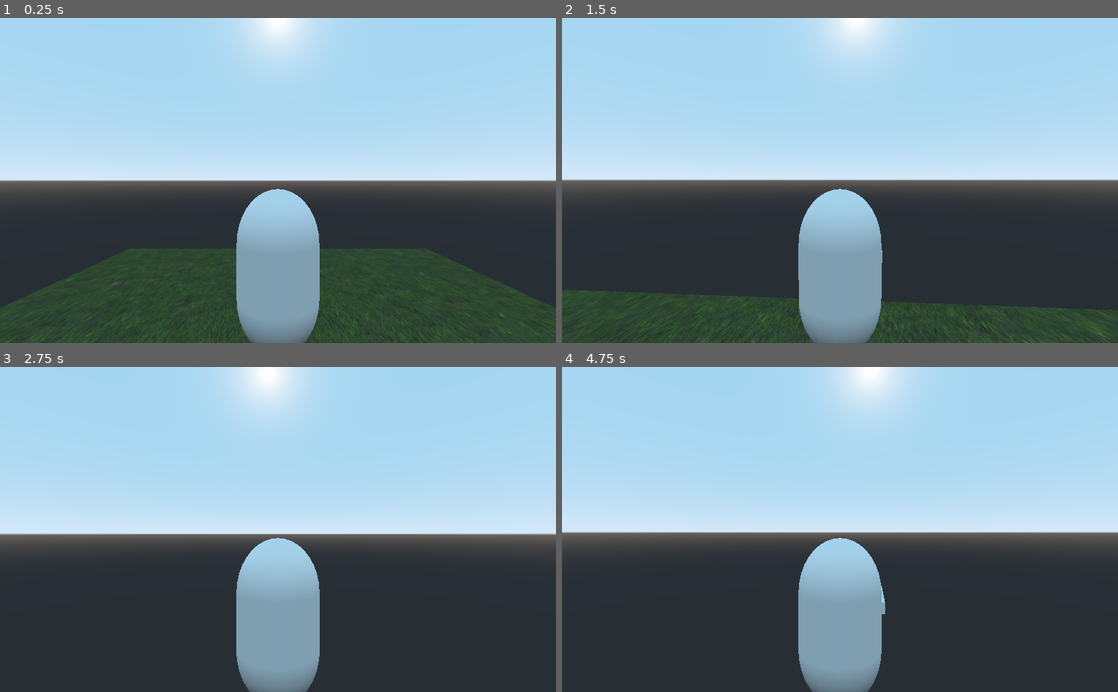
Above: before the commit, frames 1-4 (two rows, left to right).
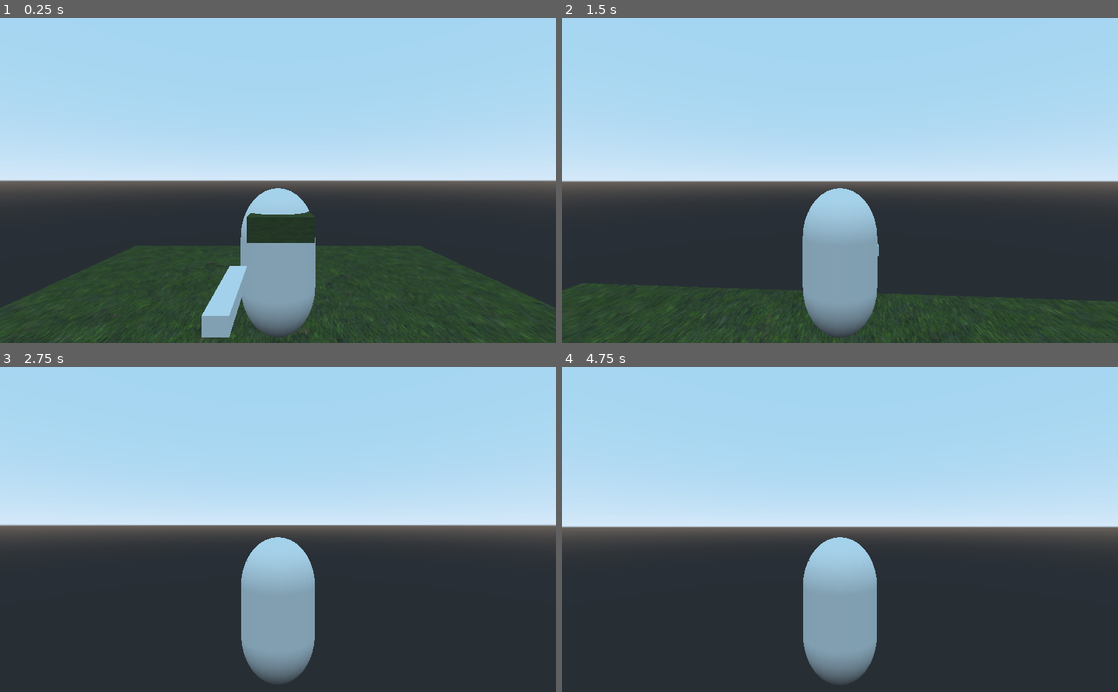
Above: after the commit, the same moments.

Repository: kre15i/ClashOfGames_Game
Game: Godot game, scene res://scenes/world1.tscn
Two runs of this game, one before a commit and one after it. Both use one fixed random seed, a clock stepped at 60 frames per second and the inputs below. The project has no main scene, so this scene is started directly.
Inputs (mouse positions are in pixels of both pictures, inside the frame that each line leads up to):
- Up to frame 1 (0.25 s): no input
- Up to frame 2 (1.5 s): tap Enter at 0.5 s; move the mouse to (867, 180) at 0.52 s; hold Shift (sprint) 0.53-1.28 s; hold Up (ui_up) from 0.53 s (still down); move the mouse to (812, 180) at 1.27 s; tap Shift (sprint) at 1.35 s
- Up to frame 3 (2.75 s): keep holding Up (ui_up); move the mouse to (289, 523) at 2.02 s; hold Shift (sprint) from 2.03 s (still down)
- Up to frame 4 (4.75 s): keep holding Up (ui_up); tap Space at 2.75, 4.25 s; move the mouse to (834, 536) at 2.77 s; release Shift (sprint) at 2.78 s; tap Shift (sprint) at 2.85, 4.35 s; tap Enter at 3.5 s; move the mouse to (878, 532) at 3.52 s; hold Shift (sprint) 3.53-4.28 s; move the mouse to (795, 526) at 4.27 s

The runs differ from the first frame. In frame 1, 5.7% of the frame differs, in the area x 0-100%, y 0-100%; in frame 2, 5.3%; in frame 3, 8.1%; in frame 4, 5.8%.

Commit message:
I fixed the rotation // Dev_version(0.4)

Diff:
--- a/scenes/player.tscn
+++ b/scenes/player.tscn
@@ -1,10 +1,16 @@
-[gd_scene load_steps=7 format=2]
+[gd_scene load_steps=10 format=2]
 
 [ext_resource path="res://scripts/playerController.gd" type="Script" id=1]
 [ext_resource path="res://scenes/weapons/starterPistol.tscn" type="PackedScene" id=2]
 [ext_resource path="res://scripts/Camera.gd" type="Script" id=3]
+[ext_resource path="res://assets/textures/tileable_grass.png" type="Texture" id=4]
 
 [sub_resource type="CapsuleMesh" id=1]
+
+[sub_resource type="CubeMesh" id=4]
+
+[sub_resource type="SpatialMaterial" id=5]
+albedo_texture = ExtResource( 4 )
 
 [sub_resource type="CapsuleShape" id=2]
 
@@ -14,9 +20,20 @@
 [node name="player" type="KinematicBody"]
 script = ExtResource( 1 )
 
-[node name="model" type="MeshInstance" parent="."]
+[node name="Player" type="MeshInstance" parent="."]
 transform = Transform( 1, 0, 0, 0, -4.37114e-08, -1.3, 0, 1, -5.68248e-08, 0, 0, 0 )
 mesh = SubResource( 1 )
+
+[node name="weapons" type="Spatial" parent="Player"]
+transform = Transform( 1, 0, 0, 0, -3.36241e-08, 1, 0, -0.769231, -4.37114e-08, 0, 0, 0 )
+
+[node name="starterPistol" parent="Player/weapons" instance=ExtResource( 2 )]
+transform = Transform( 1, 0, 0, 0, 1, 0, 0, 0, 1, 0.924805, 0, -1.88927 )
+
+[node name="MeshInstance" type="MeshInstance" parent="Player"]
+transform = Transform( 0.748048, 0, 0, 0, 0.730816, 5.16462e-09, 0, -1.71904e-08, 0.219563, -0.0616004, -0.455159, -0.818721 )
+mesh = SubResource( 4 )
+material/0 = SubResource( 5 )
 
 [node name="CollisionShape" type="CollisionShape" parent="."]
 transform = Transform( 1, 0, 0, 0, -4.37114e-08, -1.3, 0, 1, -5.68248e-08, 0, 0, 0 )
@@ -35,9 +52,4 @@
 [node name="v" type="Spatial" parent="camroot/h"]
 
 [node name="Camera" type="ClippedCamera" parent="camroot/h/v"]
-transform = Transform( 1, 0, 0, 0, 1, 0, 0, 0, 1, 0, 0, 5.6914 )
-
-[node name="weapons" type="Spatial" parent="."]
-
-[node name="starterPistol" parent="weapons" instance=ExtResource( 2 )]
-transform = Transform( 1, 0, 0, 0, 1, 0, 0, 0, 1, 0.924805, 0, -1.88927 )
+transform = Transform( -1, 0, -8.74228e-08, 0, 1, 0, 8.74228e-08, 0, -1, 0, 0, -6.31768 )
--- a/scripts/playerController.gd
+++ b/scripts/playerController.gd
@@ -15,14 +15,15 @@
 		pass
 
 func _physics_process(delta):
-	var h_rot = $camroot/h.global_transform.basis.get_euler().y
 
-	direction = Vector3(Input.get_action_strength("ui_right") - Input.get_action_strength("ui_left"),
-				0,
-				Input.get_action_strength("ui_down") - Input.get_action_strength("ui_up")).rotated(Vector3.UP, h_rot).normalized()
 
 
 	if Input.is_action_pressed("ui_up") ||  Input.is_action_pressed("ui_down") ||  Input.is_action_pressed("ui_left") ||  Input.is_action_pressed("ui_right"):
+		var h_rot = $camroot/h.global_transform.basis.get_euler().y
+		direction = Vector3(Input.get_action_strength("ui_left") - Input.get_action_strength("ui_right"),
+					0,
+					Input.get_action_strength("ui_up") - Input.get_action_strength("ui_down")).rotated(Vector3.UP, h_rot).normalized()
+
 		if Input.is_action_pressed("sprint"):
 			movement_speed = run_speed
 		else:
@@ -38,4 +39,4 @@
 	else:
 		vertical_velocity = 0
 
-	$model.rotation.y = lerp_angle($model.rotation.y, atan2(direction.x, direction.z), delta * angular_acceleration)
+	$Player.rotation.y = lerp_angle($Player.rotation.y, atan2(-direction.x, -direction.z), delta * angular_acceleration)
